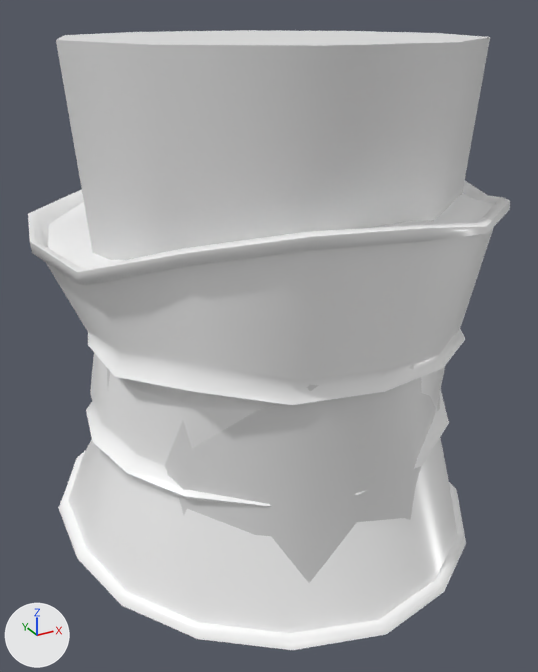
A saved change to the FBX model Assets/Models/Props/Barrels/dented_barrel_4_UV.fbx.
Camera for both pictures: a 50 mm camera at (-0.991, -1.809, 1.526) aimed at (0.0, -0.007, 0.625). Arrows for +X, +Y and +Z are at lower left; the lights stay in place. Where no turn or scale is listed for an object, it has been applied to the vertices.

Before the edit, the objects in view are built like this:
```python
me_mesh = bpy.data.meshes.new('Mesh')
me_mesh.from_pydata(...)  # 465 vertices, 459 faces; spans x -0.649..0.667, y -0.643..0.724, z 0.0..1.121
me_mesh.materials.append(mat_oil_barrel_1)  # its picture is missing
me_mesh_001 = bpy.data.meshes.new('Mesh.001')
me_mesh_001.from_pydata(...)  # 32 vertices, 40 faces; spans x -0.55..0.55, y -0.523..0.523, z -0.725..0.725
ob_barrel_2 = bpy.data.objects.new('barrel_2', me_mesh)
ob_barrel_2.location = (0.0, 0.0, 0.0)
ob_barrelcollider = bpy.data.objects.new('BarrelCollider', me_mesh_001)
ob_barrelcollider.location = (0.008, 0.0, 0.737)
```
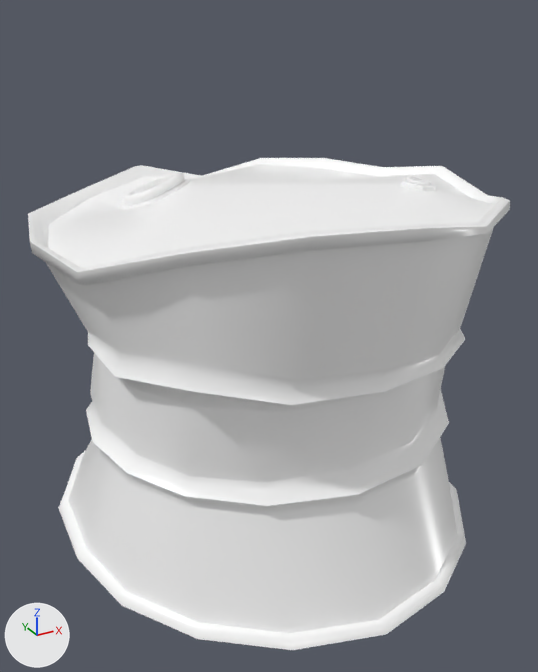
The newer file is also turned or shifted as a whole; pictures and numbers use the older file's frame.

The change, as a list of edits to the scene's bpy script:
```text
Change me_mesh:
    where me_mesh.from_pydata(...)  # 465 vertices, 459 faces; spans x -0.649..0.667, y -0.643..0.724, z 0.0..1.121
    used by ob_barrel_2; location = (0.0, 0.0, 0.0)
    me_mesh part 1: edges marked sharp go from 281 to 922
Remove ob_barrelcollider:
    ob_barrelcollider = bpy.data.objects.new('BarrelCollider', me_mesh_001)
    ob_barrelcollider.location = (0.008, 0.0, 0.737)
```

What differs and where, as boxes (x1, y1, x2, y2) in the pictures (538 x 672 px):
'BarrelCollider', deleted: before (56, 30, 490, 583)
part 1 of me_mesh, shading changed: (28, 181, 510, 650) in both
